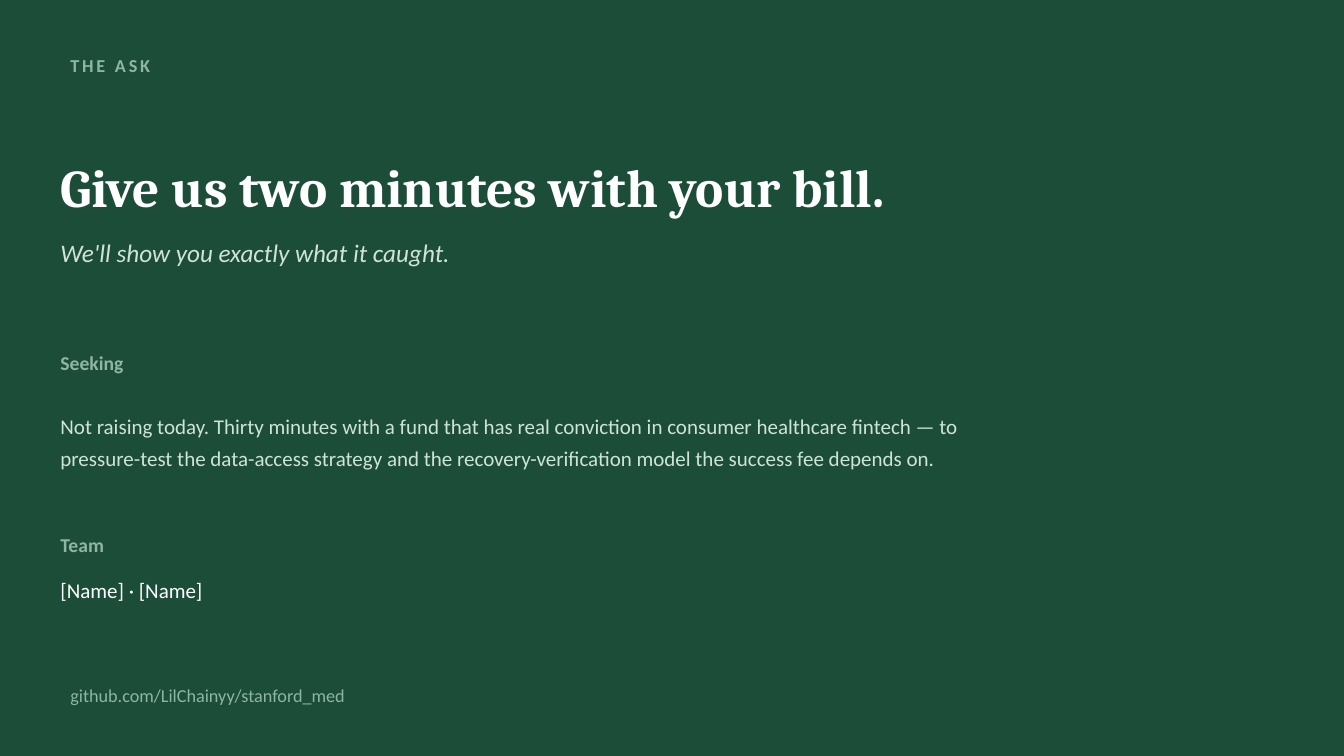
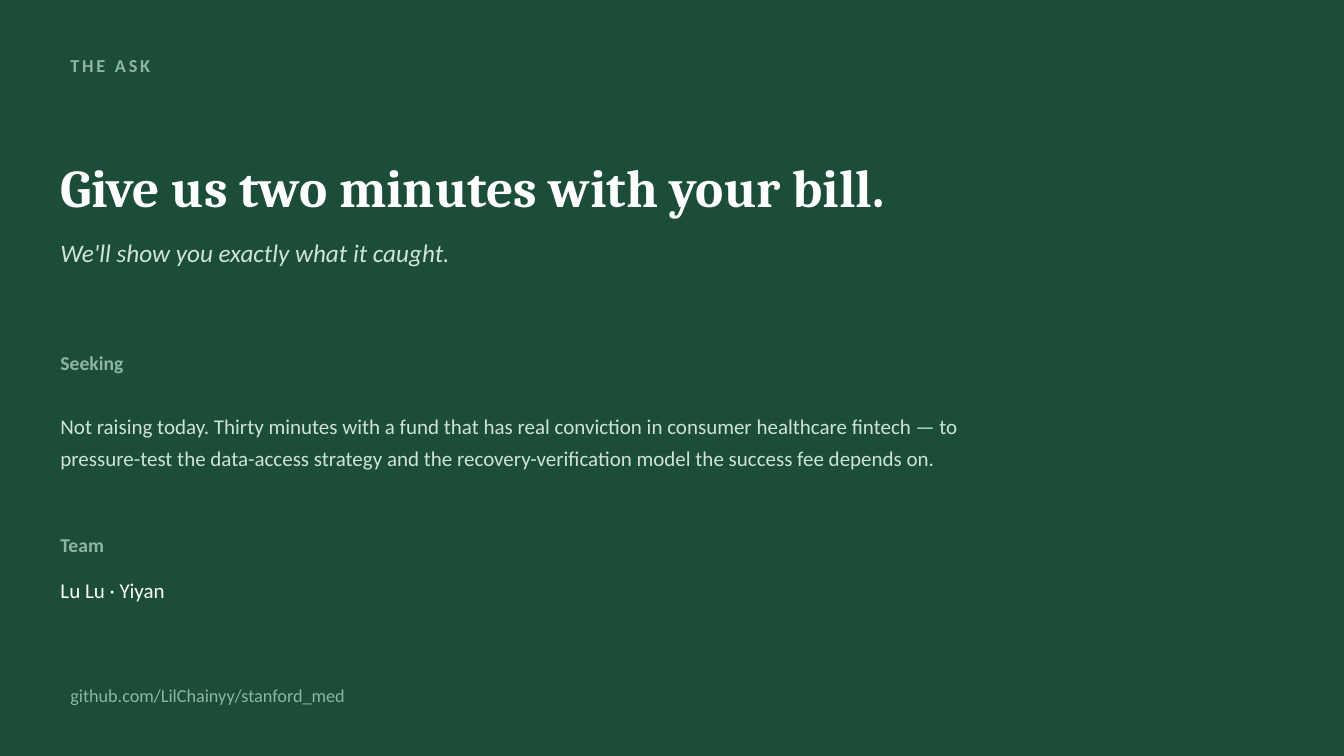
Before and after one commit to LuLu1016/clearbill-ai, a slide deck: slide 9 of pitch_deck/ClearBill_AI_Pitch_Deck.pptx. Drawn at 1344x756 pixels with LibreOffice and Linux fonts; fonts in the diff are those of the drawing. Boxes give left, top, right and bottom in pixels: in the first picture for what was removed or moved away, otherwise in the second. Text is boxed around its words. In the diff, an @@ line names an element or a change of style, - is before the commit and + after.

```diff
--- a/pitch_deck/ClearBill_AI_Pitch_Deck.pptx
+++ b/pitch_deck/ClearBill_AI_Pitch_Deck.pptx
@@ text at (x1=60, y1=583, x2=165, y2=602): text changed @@
-[Name] · [Name]
+Lu Lu · Yiyan
```
Also in this commit, not shown: 1 other slide changed, 4 other files.
